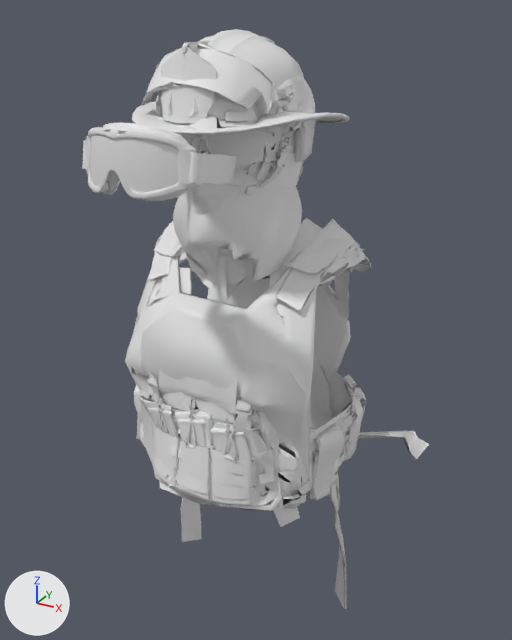
The glTF model public/models/gear/fit_male.glb: old version first, new version second.
Rendered twice from a 50 mm camera at (0.565, -0.978, 0.971) aimed at (0.026, 0.001, 0.481). The axes (+X, +Y, +Z) are drawn at lower left. The lights are the same throughout. The picture after the commit comes second. Vertices at exactly the same position are counted once.

Script lines for the objects in view, before the commit:
```python
me_goggles_tactical = bpy.data.meshes.new('goggles_tactical')
me_goggles_tactical.from_pydata(...)  # 649 vertices, 1029 faces; spans x -0.094..0.095, y -0.313..-0.088, z 0.747..0.843
me_goggles_tactical_lens = bpy.data.meshes.new('goggles_tactical_lens')
me_goggles_tactical_lens.from_pydata(...)  # 238 vertices, 294 faces; spans x -0.07..0.082, y -0.314..-0.088, z 0.753..0.835
me_helmet_construction = bpy.data.meshes.new('helmet_construction')
me_helmet_construction.from_pydata(...)  # 969 vertices, 1709 faces; spans x -0.111..0.113, y -0.167..0.129, z 0.661..0.943
me_shemagh = bpy.data.meshes.new('shemagh')
me_shemagh.from_pydata(...)  # 471 vertices, 841 faces; spans x -0.101..0.103, y -0.119..0.103, z 0.496..0.737
ob_goggles_tactical = bpy.data.objects.new('goggles_tactical', me_goggles_tactical)
ob_goggles_tactical.location = (0.0, 0.0, 0.0)
ob_goggles_tactical_lens = bpy.data.objects.new('goggles_tactical_lens', me_goggles_tactical_lens)
ob_goggles_tactical_lens.location = (0.0, 0.0, 0.0)
ob_helmet_construction = bpy.data.objects.new('helmet_construction', me_helmet_construction)
ob_helmet_construction.location = (0.0, 0.0, 0.0)
ob_shemagh = bpy.data.objects.new('shemagh', me_shemagh)
ob_shemagh.location = (0.0, 0.0, 0.0)
# also in view: 'balaclava' at (0.001, 0.0, 0.72); 'backpack_hiking' at (-0.004, 0.021, 0.239); 'helmet_military' at (0.001, -0.025, 0.788); 'vest_swat' at (-0.005, 0.04, 0.411); 'vest_military' at (0.006, 0.036, 0.411)
```
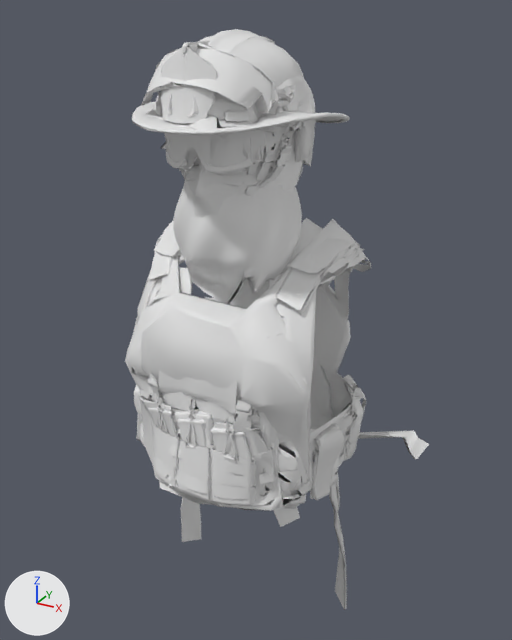
Location of each change, (x1, y1, x2, y2) in pixels of the pictures (512 x 640 px; the box of a moved part takes in the faces that stretch with it):
'shemagh', reshaped
    before: (173, 184, 302, 304)
    after: (173, 180, 302, 304)
'goggles_tactical_lens', reshaped
    before: (90, 135, 210, 192)
    after: (168, 132, 252, 167)
'goggles_tactical', reshaped
    before: (82, 122, 237, 201)
    after: (161, 131, 315, 175)
part 1 of me_goggles_tactical, added (mostly hidden)
    after: (161, 131, 315, 166)
part 2 of me_goggles_tactical, deleted
    before: (86, 122, 196, 201)
part 3 of me_goggles_tactical, cut back
    before: (82, 140, 237, 185)
    after: (166, 133, 253, 175)
part 4 of me_goggles_tactical_lens, moved or reshaped (mostly hidden)
    before: (108, 170, 120, 191)
    after: (187, 148, 198, 167)
part 5 of me_goggles_tactical_lens, moved or reshaped
    before: (99, 165, 132, 192)
    after: (179, 143, 209, 167)
part 6 of me_goggles_tactical_lens, added
    after: (168, 132, 252, 167)
part 7 of me_goggles_tactical_lens, deleted
    before: (90, 135, 210, 192)
'glasses_ballistic_lens', unchanged, covered by the edit
    before: (180, 131, 265, 167)
    after: (165, 131, 265, 163)

Patch to the scene script:
```diff
--- a/public/models/gear/fit_male.glb.py
+++ b/public/models/gear/fit_male.glb.py
@@ me_goggles_tactical @@
 # used by ob_goggles_tactical; location = (0.0, 0.0, 0.0)
-me_goggles_tactical.from_pydata(...)  # 649 vertices, 1029 faces; spans x -0.094..0.095, y -0.313..-0.088, z 0.747..0.843
+me_goggles_tactical.from_pydata(...)  # 688 vertices, 1100 faces; spans x -0.102..0.094, y -0.14..0.122, z 0.732..0.842
+# me_goggles_tactical part 1: a new loose piece of 95 vertices spanning x -0.102..0.094, y -0.095..0.117, z 0.739..0.823
+# me_goggles_tactical part 2: 8 loose pieces with 490 vertices, spanning x -0.086..0.088, y -0.313..-0.088, z 0.748..0.843, are deleted
+# me_goggles_tactical part 3: 1 vertex moved within x 0.058, y -0.118, z 0.771; 158 vertices removed from x -0.094..0.095, y -0.269..-0.089, z 0.747..0.814; 414 vertices added at x -0.074..0.076, y -0.14..-0.059, z 0.752..0.842
+# other edits to the shape of me_goggles_tactical do not show in these pictures
@@ me_goggles_tactical_lens @@
 # used by ob_goggles_tactical_lens; location = (0.0, 0.0, 0.0)
-me_goggles_tactical_lens.from_pydata(...)  # 238 vertices, 294 faces; spans x -0.07..0.082, y -0.314..-0.088, z 0.753..0.835
+me_goggles_tactical_lens.from_pydata(...)  # 155 vertices, 219 faces; spans x -0.07..0.073, y -0.141..0.117, z 0.734..0.835
+# me_goggles_tactical_lens part 4: the loose piece of 50 vertices spanning x -0.02..0.024, y -0.306..-0.282, z 0.762..0.801 is moved by (0.0, 0.173, -0.001)
+# me_goggles_tactical_lens part 5: the loose piece of 51 vertices spanning x -0.025..0.028, y -0.314..-0.308, z 0.765..0.799 is moved by (0.0, 0.173, -0.001)
+# me_goggles_tactical_lens part 6: a new loose piece of 30 vertices spanning x -0.07..0.073, y -0.138..-0.075, z 0.763..0.835
+# me_goggles_tactical_lens part 7: 7 loose pieces with 137 vertices, spanning x -0.07..0.082, y -0.312..-0.088, z 0.753..0.835, are deleted
+# other edits to the shape of me_goggles_tactical_lens do not show in these pictures
@@ me_shemagh @@
 # used by ob_shemagh; location = (0.0, 0.0, 0.0)
-me_shemagh.from_pydata(...)  # 471 vertices, 841 faces; spans x -0.101..0.103, y -0.119..0.103, z 0.496..0.737
+me_shemagh.from_pydata(...)  # 469 vertices, 838 faces; spans x -0.101..0.103, y -0.119..0.101, z 0.474..0.737
+# me_shemagh part 8: 420 vertices removed from x -0.101..0.103, y -0.119..0.103, z 0.496..0.72; 418 vertices added at x -0.101..0.103, y -0.119..0.1, z 0.474..0.727
```
